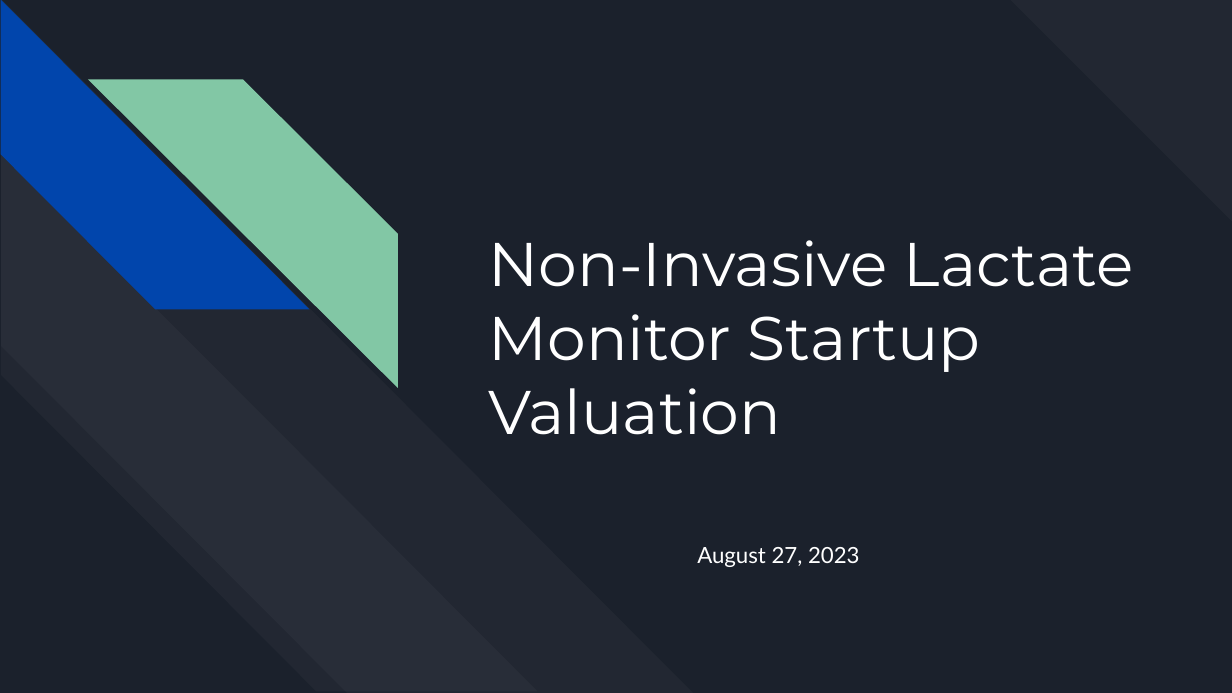
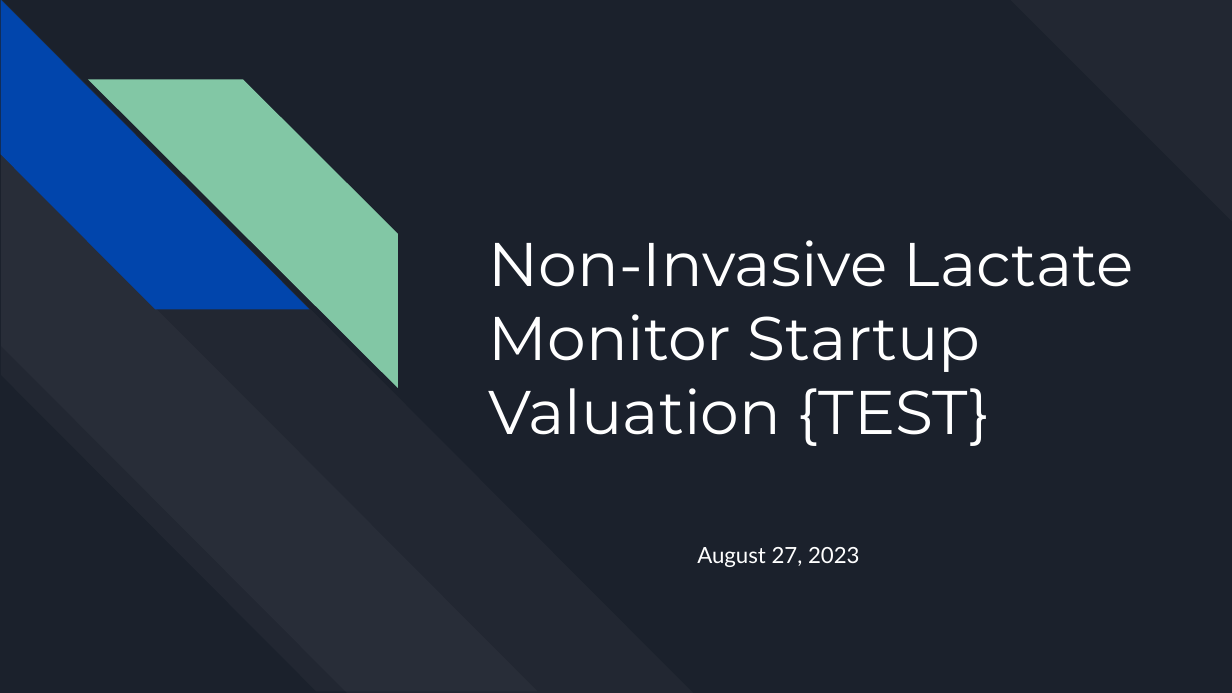
Before and after one commit to jasongraydon01/openwebui-container, a slide deck: slide 1 of pptx_files/Startup Valuation_082723.pptx. Drawn at 1232x693 pixels with LibreOffice and Linux fonts; fonts in the diff are those of the drawing. Boxes give left, top, right and bottom in pixels: in the first picture for what was removed or moved away, otherwise in the second. Text is boxed around its words. In the diff, an @@ line names an element or a change of style, - is before the commit and + after.

```diff
--- a/pptx_files/Startup Valuation_082723.pptx
+++ b/pptx_files/Startup Valuation_082723.pptx
@@ title at bbox=[489, 240, 1134, 446]: text changed @@
-Non-Invasive Lactate Monitor Startup Valuation
+Non-Invasive Lactate Monitor Startup Valuation {TEST}
```
Also in this commit, not shown: 1 other file.
